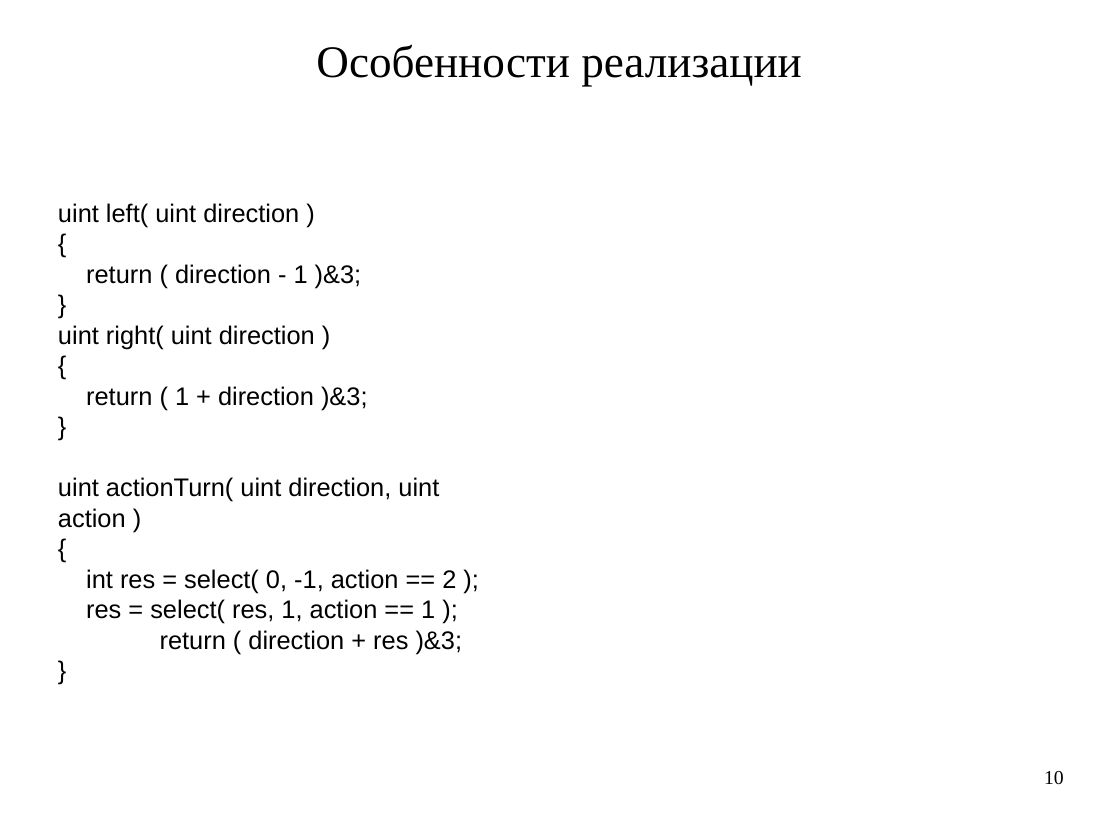
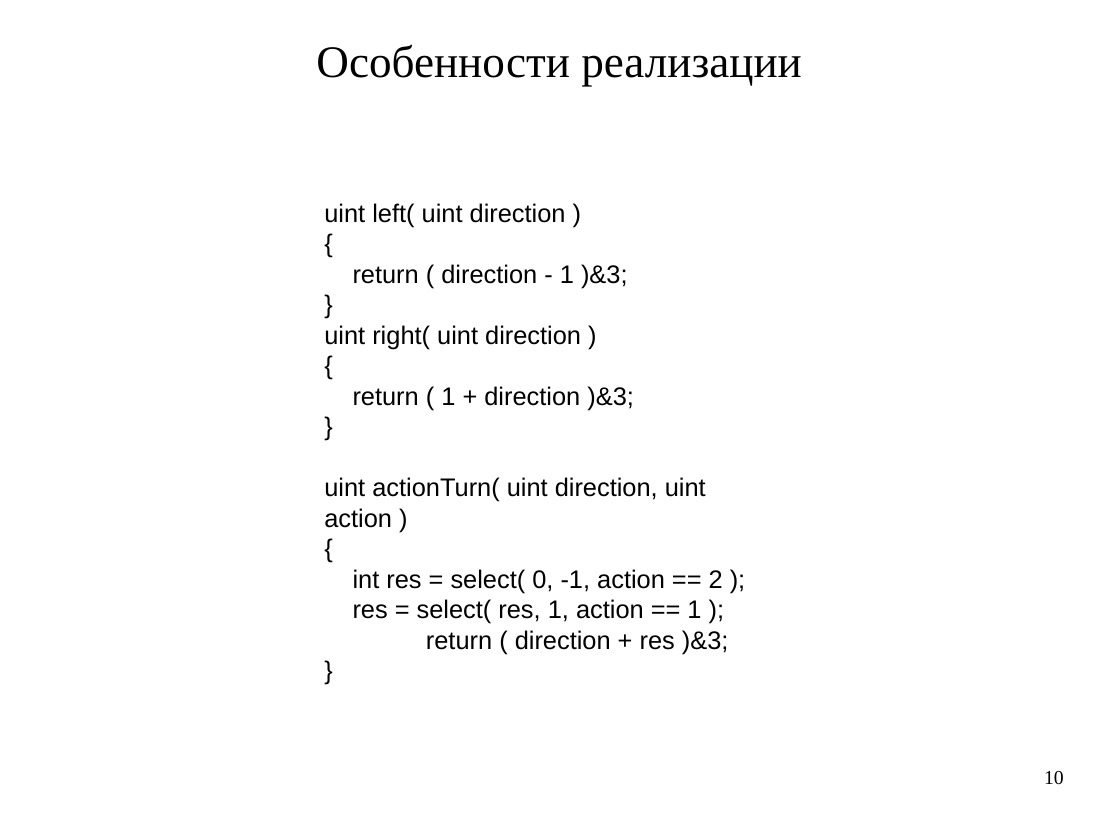
Before and after one commit to artem-bochkarev/master-work, a slide deck: slide 10 of Presentation.odp. Drawn at 1120x840 pixels with LibreOffice and Linux fonts; fonts in the diff are those of the drawing. Boxes give left, top, right and bottom in pixels: in the first picture for what was removed or moved away, otherwise in the second. Text is boxed around its words. In the diff, an @@ line names an element or a change of style, - is before the commit and + after.

```diff
--- a/Presentation.odp
+++ b/Presentation.odp
@@ text "uint left( uint direction )": place and size @@
-text "uint left( uint direction )" at (58,203,463,654)
+text "uint left( uint direction )" at (324,203,729,654)
```
Also in this commit, not shown: 2 other slides changed, 2 other files.
